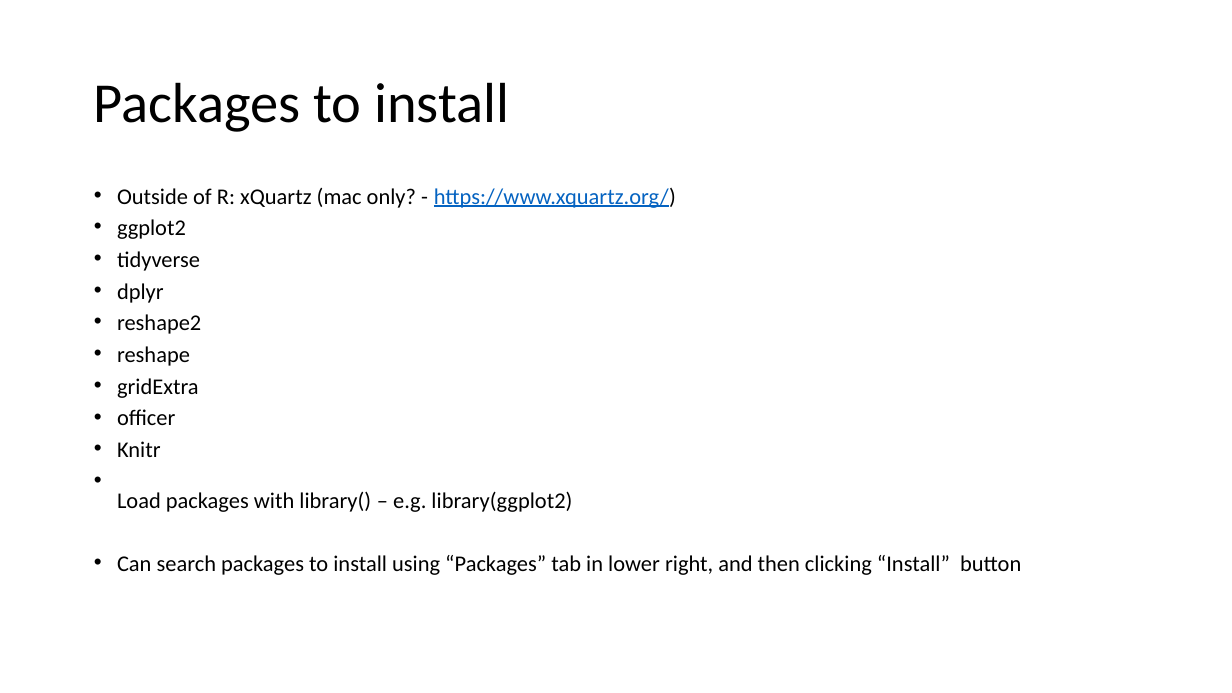
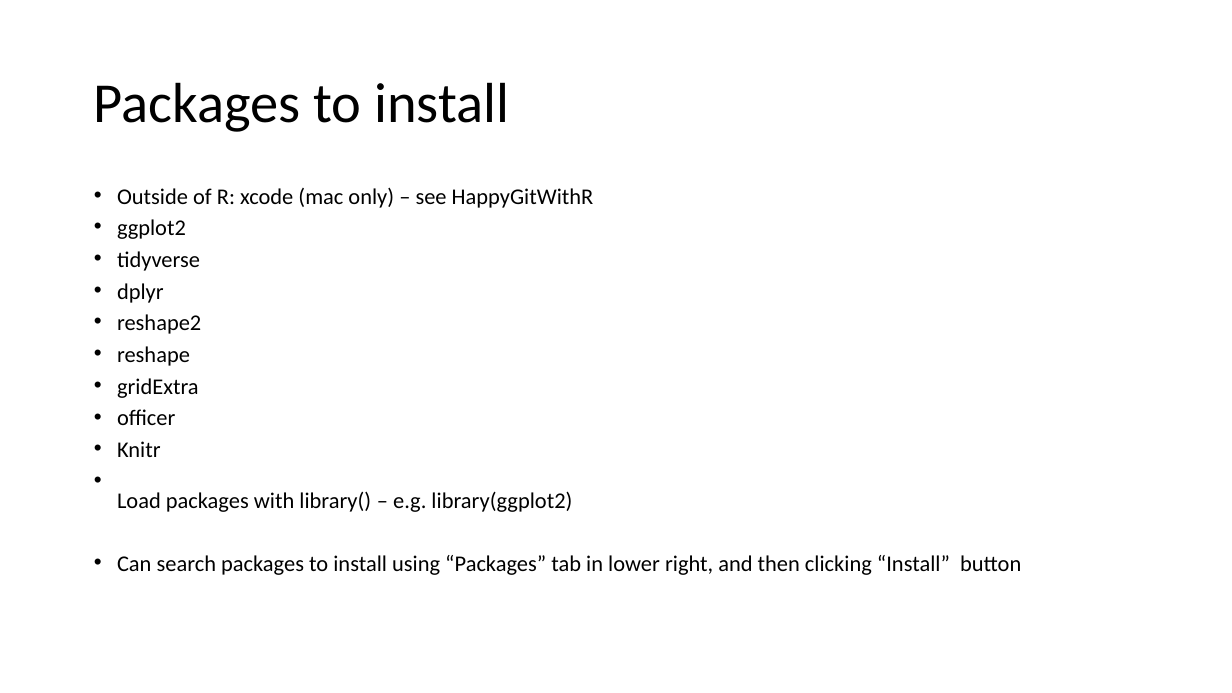
Before and after one commit to VTQuantMethodsEEB/klangwig, a slide deck: slide 48 of lectures/week_1_intro_to_R/le1_intro_to_R.pptx. Drawn at 1232x693 pixels with LibreOffice and Linux fonts; fonts in the diff are those of the drawing. Boxes give left, top, right and bottom in pixels: in the first picture for what was removed or moved away, otherwise in the second. Text is boxed around its words. In the diff, an @@ line names an element or a change of style, - is before the commit and + after.

```diff
--- a/lectures/week_1_intro_to_R/le1_intro_to_R.pptx
+++ b/lectures/week_1_intro_to_R/le1_intro_to_R.pptx
@@ text at bbox=[117, 187, 594, 208]: text changed @@
-• Outside of R: xQuartz (mac only? - https://www.xquartz.org/)
+• Outside of R: xcode (mac only) – see HappyGitWithR
```
Also in this commit, not shown: 1 other slide changed, 1 other file.
